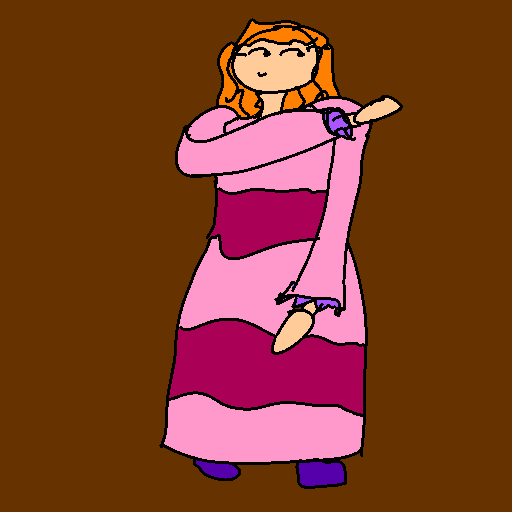
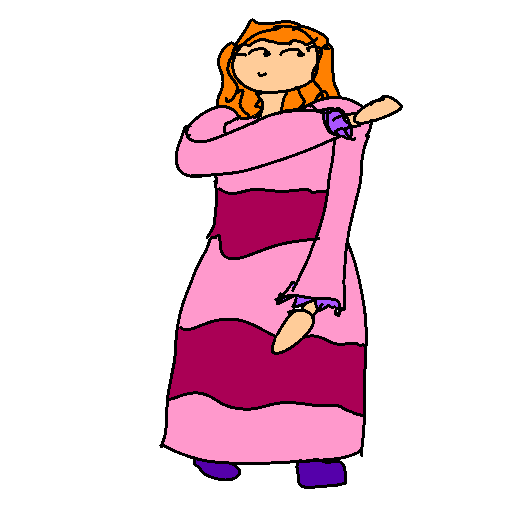
Layer changes from the first 512×512 image to the second:
painted on "Background" over (x1=0, y1=0, x2=512, y2=512)
